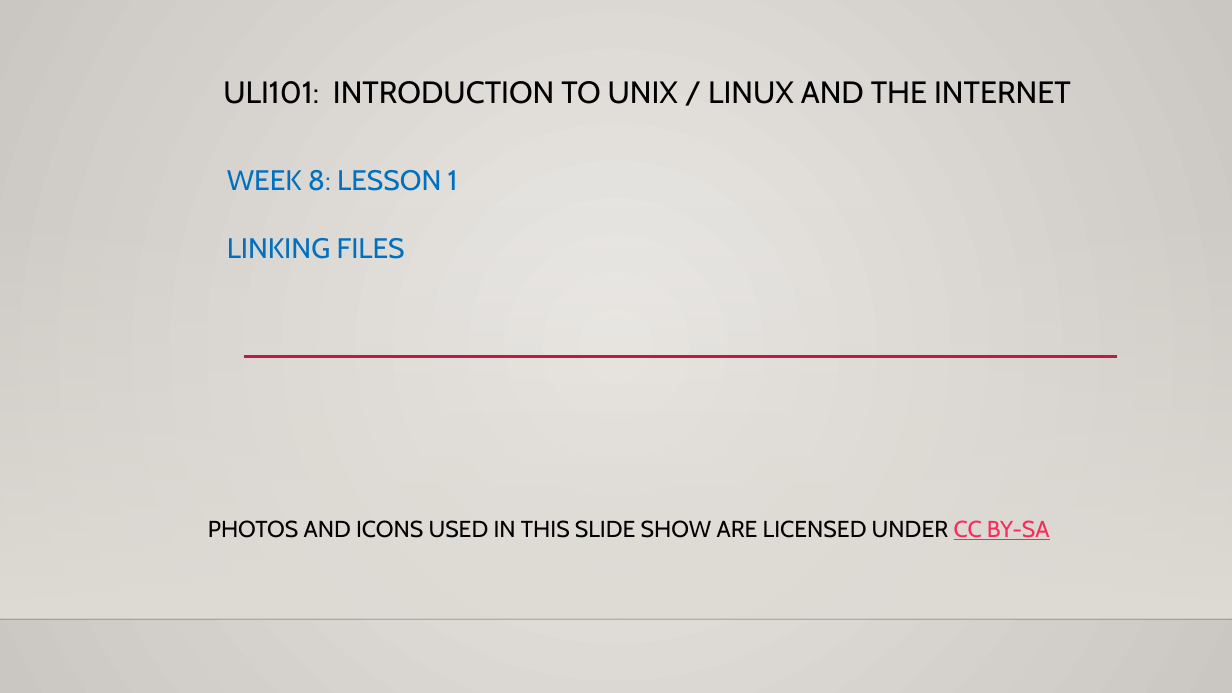
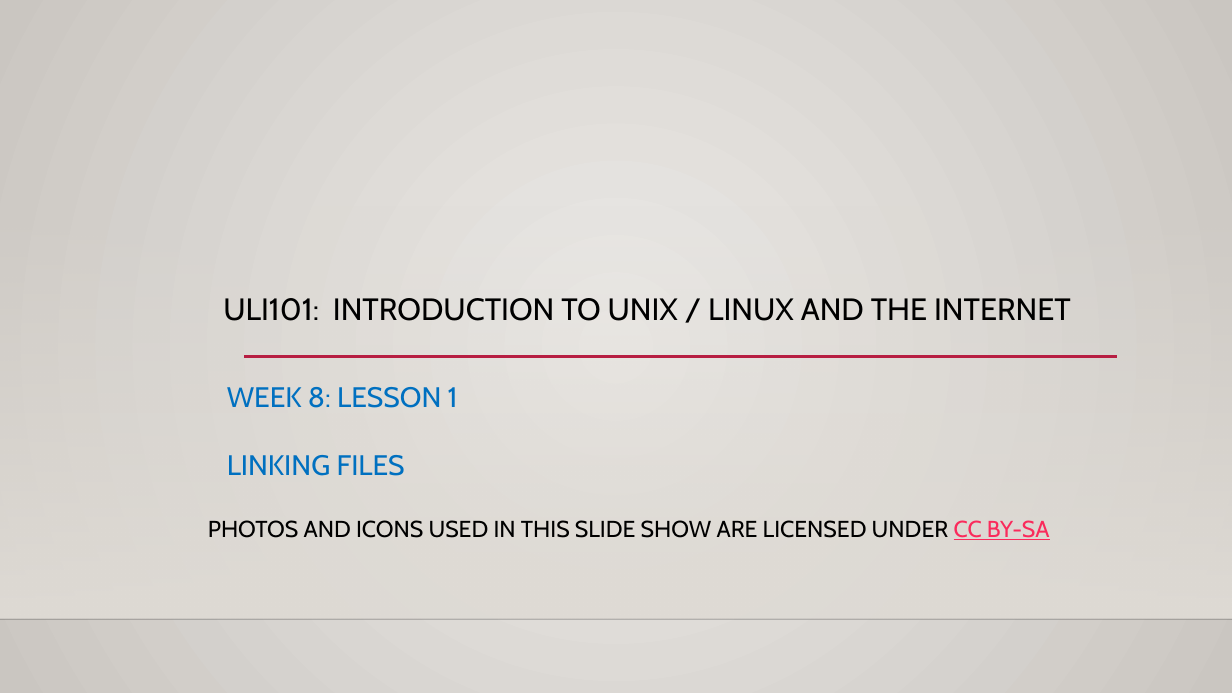
Before and after one commit to ULI101/slides, a slide deck: slide 1 of ULI101-8.1.pptx. Drawn at 1232x693 pixels with LibreOffice and Linux fonts; fonts in the diff are those of the drawing; background and template pictures are left out. Boxes give left, top, right and bottom in pixels: in the first picture for what was removed or moved away, otherwise in the second. Text is boxed around its words. In the diff, an @@ line names an element or a change of style, - is before the commit and + after.

```diff
--- a/ULI101-8.1.pptx
+++ b/ULI101-8.1.pptx
@@ title "ULI101: INTRODUCTION TO UNIX / ...": place and size @@
-title "ULI101: INTRODUCTION TO UNIX / ..." at [223, 81, 1071, 259]
+title "ULI101: INTRODUCTION TO UNIX / ..." at [223, 298, 1071, 476]
```
Also in this commit, not shown: 7 other slides changed, 1 slide added.
